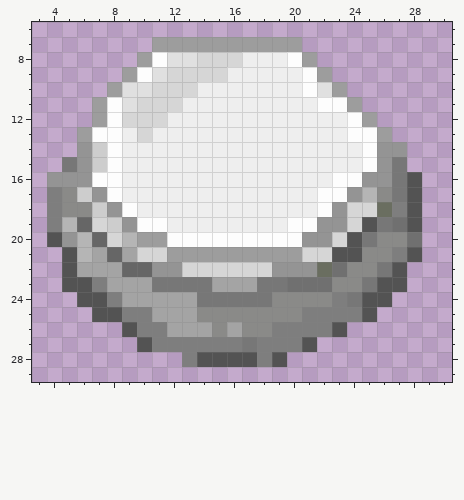
Pixel-art sprite: Assets/Sprites/roundbuttonpressed.png. Above: the version before the commit.
The file is 32x32 pixels. Colours within 5 levels of each other are drawn and written as one. Shown: x 3..30, y 6..29.
The same view after the edit:
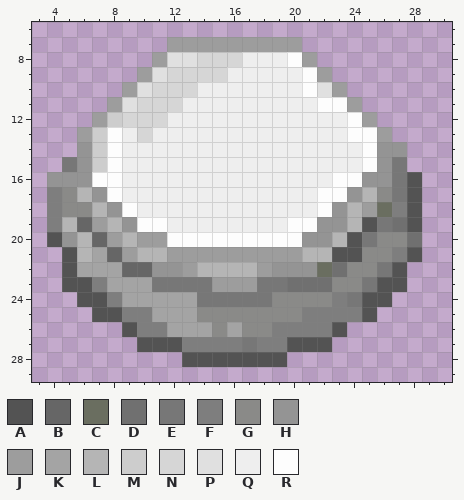
Palette (. is transparent): A #535353  B #666666  C #6a6e60  D #707070  E #777777  F #7e7e7e  G #8a8a88  H #949494  J #9d9d9d  K #a4a4a4  L #b5b5b5  M #cdcdcd  N #d6d6d6  P #e0e0e0  Q #eeeeee  R #fdfdfd
From old to new:
y 7: x 11 J -> .
y 8: x 10..11 JR -> .J
y 9: x 9..10 JR -> .J
y 10: x 8..9 JP -> .J
y 11: x 7..8 JR -> .J
y 12: x 8 R -> M
y 13: x 7 R -> M
y 17: x 6 M -> L
y 18: x 7 M -> L; x 24..25 NN -> LJ
y 19: x 7..8 NM -> JL; x 24 N -> L
y 20: x 8 N -> J; x 23 N -> L
y 21: x 9..11 KNN -> JLL; x 21..22 NN -> LL
y 22: x 13..18 NNNNNN -> JLLLLJ
y 23: x 15..17 KKK -> JJJ
y 27: x 11..12 FF -> AA; x 20 F -> A; x 22 . -> A
y 28: x 13 F -> A; x 18 F -> A
Changed places in both pictures, as pixel boxes (x1, y1, x2, y2):
changed: (77, 37, 377, 292)
changed: (152, 337, 197, 367)
changed: (257, 337, 332, 367)
